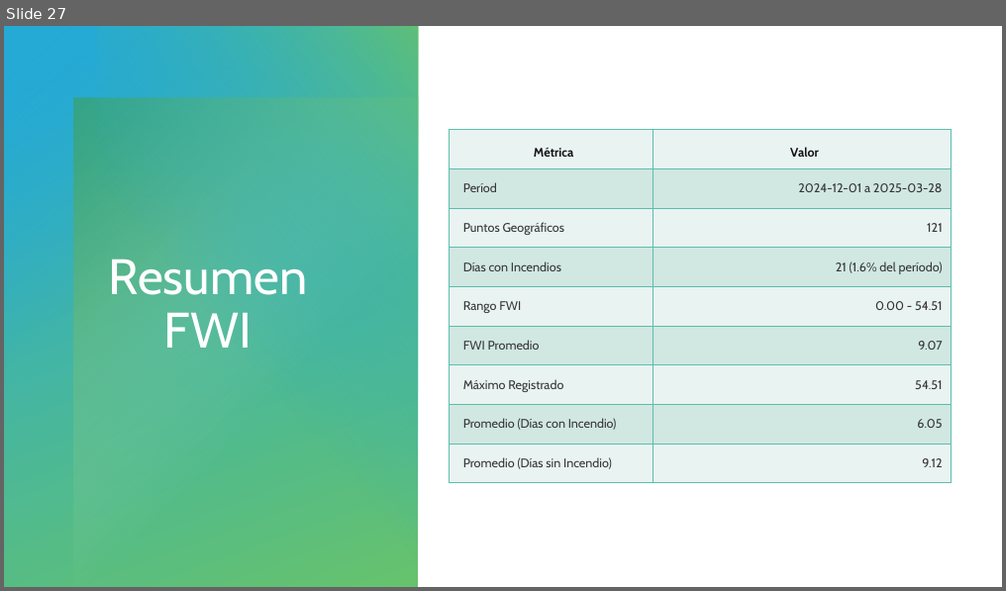
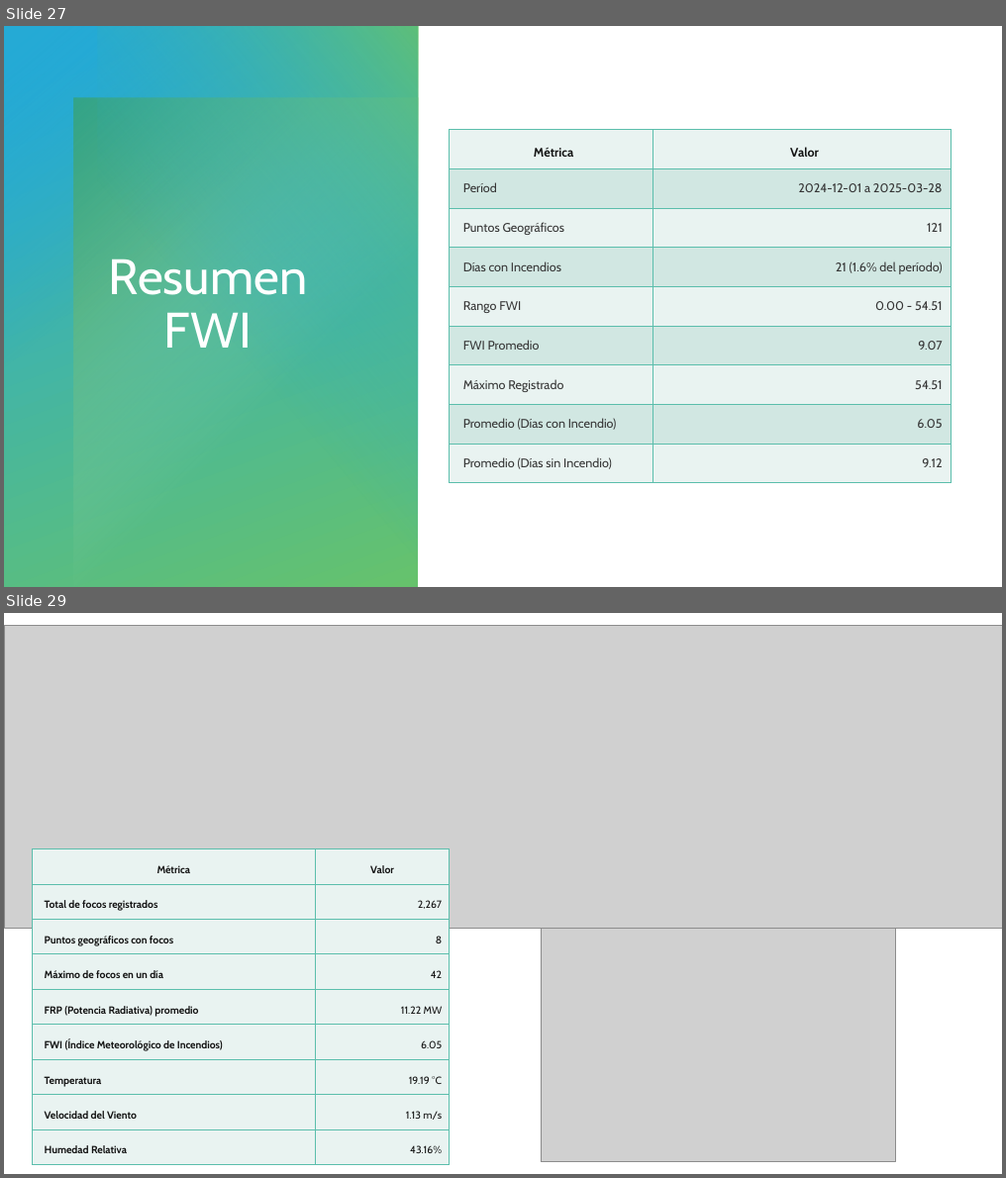
Before and after one commit to HunterCitto/199---Seminario-Final, a slide deck: docs/Entregas/Presentación/Incendios forestales de la Patagonia Andina.pptx. Shown one above the other, each under a label of ours: slide 27 before the commit, slides 27 and 29 after it; the slides between them are not shown. The pictures are 1006x591 and 1006x1178 pixels, drawn with LibreOffice and Linux fonts; fonts in the diff are those of the drawing; grey boxes stand for pictures. Boxes give left, top, right and bottom in pixels: in the first picture for what was removed or moved away, otherwise in the second. Text is boxed around its words. In the diff, an @@ line names an element or a change of style, - is before the commit and + after.

```diff
--- a/docs/Entregas/Presentación/Incendios forestales de la Patagonia Andina.pptx
+++ b/docs/Entregas/Presentación/Incendios forestales de la Patagonia Andina.pptx
@@ slide 29 added at (4,613,1002,1174), background #FFFFFF @@
@@ picture added at (4,625,1002,928) @@
@@ table added at (32,850,450,1157), 9 rows, 2 columns @@
+Métrica | Valor
+Total de focos registrados | 2,267
+Puntos geográficos con focos | 8
+Máximo de focos en un día | 42
+FRP (Potencia Radiativa) promedio | 11.22 MW
+FWI (Índice Meteorológico de Incendios) | 6.05
+Temperatura | 19.19 °C
+Velocidad del Viento | 1.13 m/s
+Humedad Relativa | 43.16%
@@ picture added at (541,836,896,1162) @@
```
Also in this commit, not shown: 3 other slides added, 6 other files.
